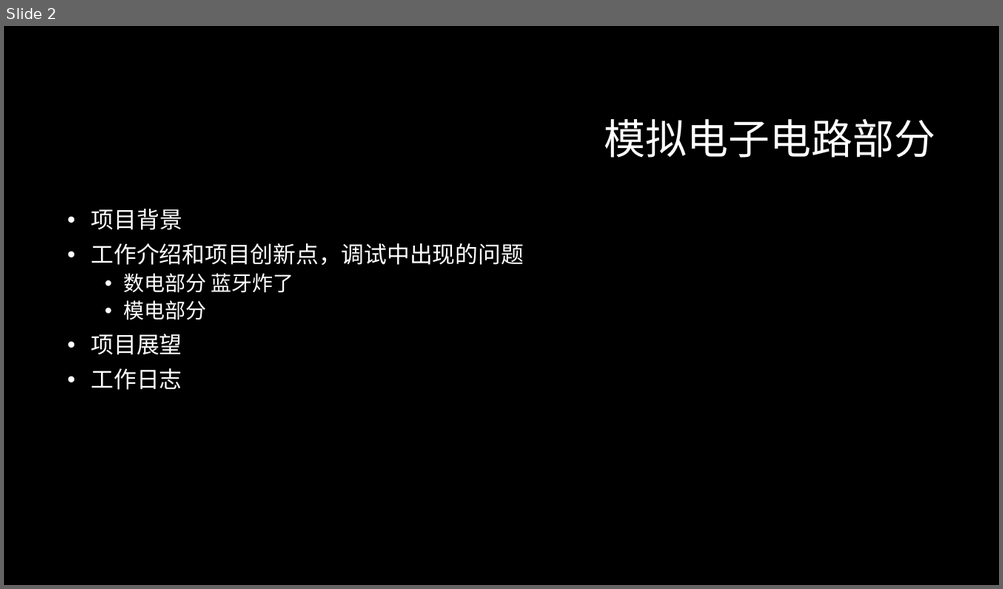
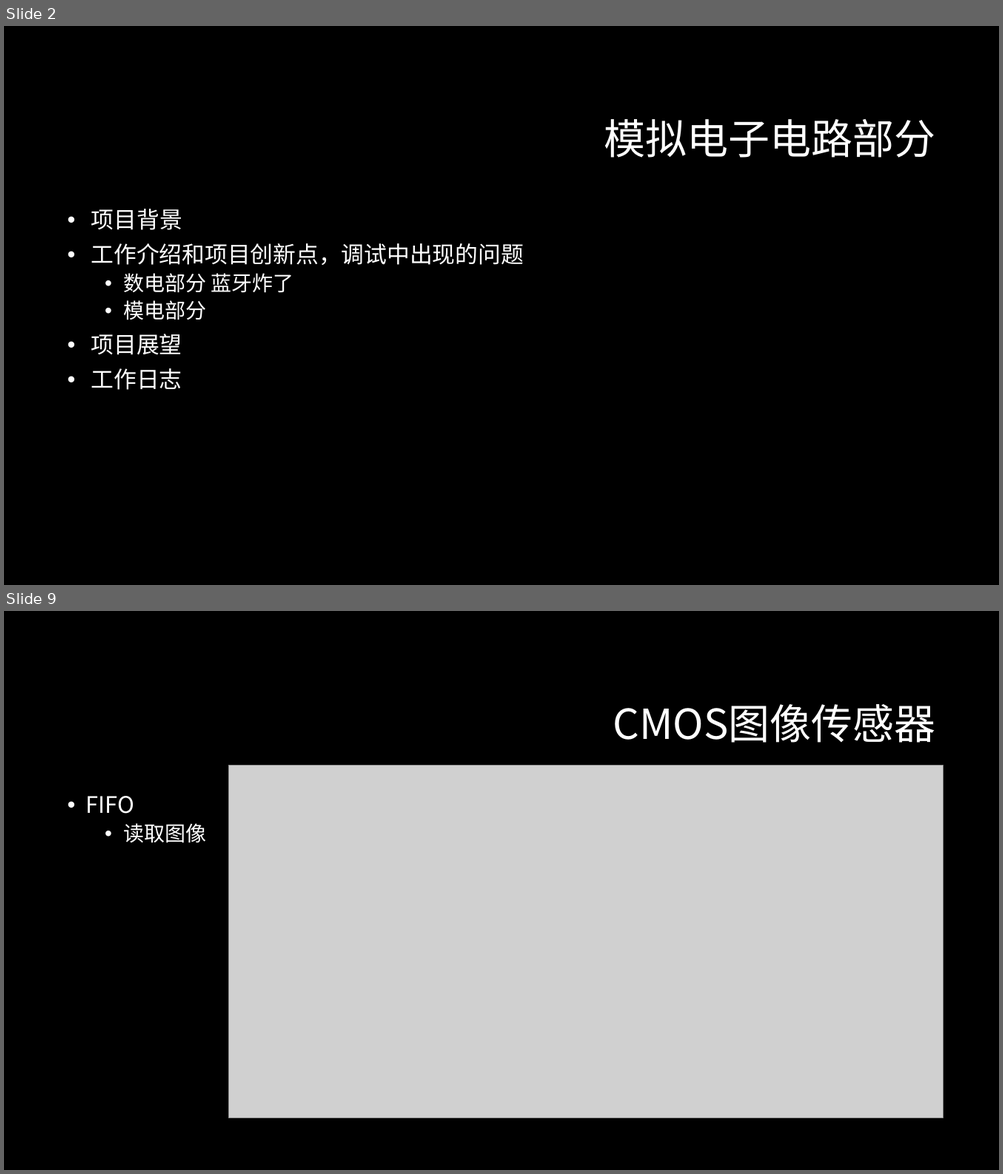
Before and after one commit to ZeroWeight/Project-of-Electronic-Circuits, a slide deck: report/final/final.pptx. Shown one above the other, each under a label of ours: slide 2 before the commit, slides 2 and 9 after it; the slides between them are not shown. The pictures are 1003x589 and 1003x1174 pixels, drawn with LibreOffice and Linux fonts; fonts in the diff are those of the drawing; grey boxes stand for pictures; background and template pictures are left out. Boxes give left, top, right and bottom in pixels: in the first picture for what was removed or moved away, otherwise in the second. Text is boxed around its words. In the diff, an @@ line names an element or a change of style, - is before the commit and + after.

```diff
--- a/report/final/final.pptx
+++ b/report/final/final.pptx
@@ slide 9 added at (4,611,999,1170), background #000000 @@
@@ title added at (613,704,936,743), 40 pt, text #FFFFFF @@
+CMOS图像传感器
@@ picture added at (228,765,942,1119) @@
@@ text added at (86,796,206,843), 22 pt, text #FFFFFF @@
+• FIFO
+  • 读取图像
```
Also in this commit, not shown: 7 other slides added.
